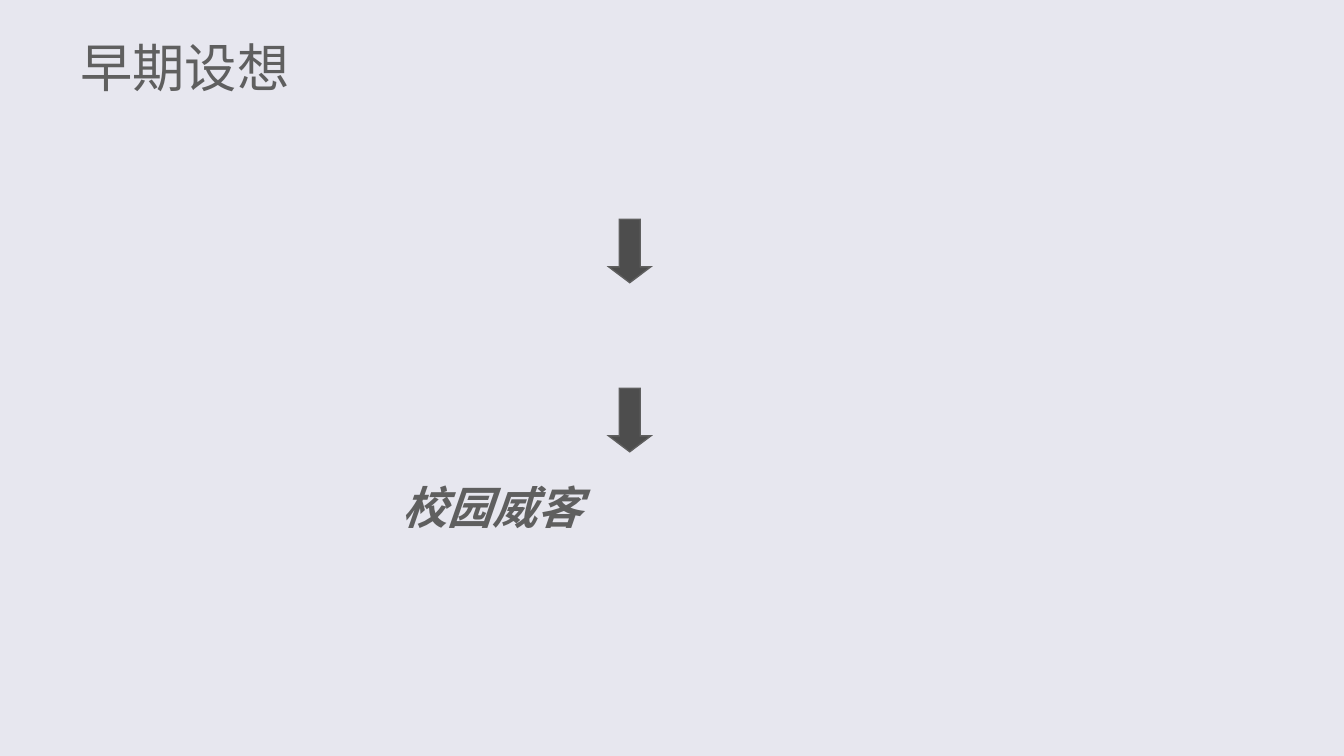
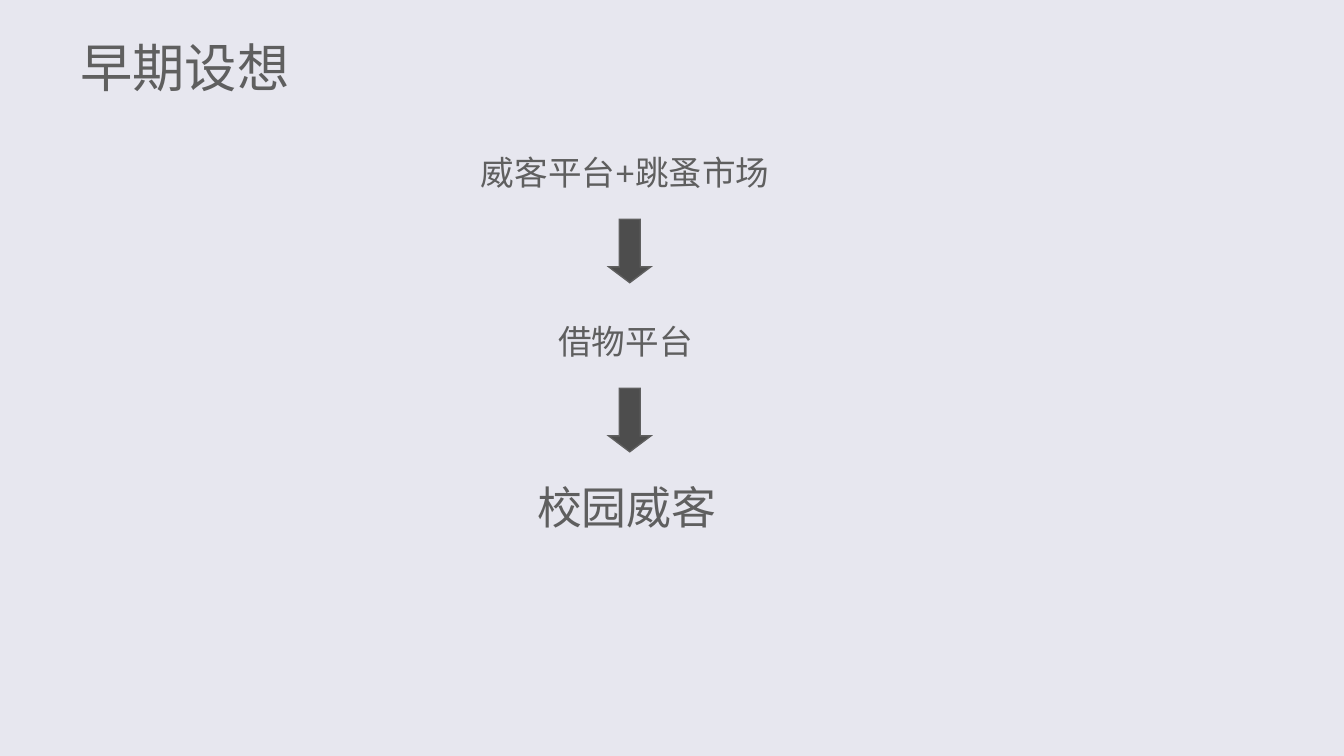
Before and after one commit to bytrix/report, a slide deck: slide 8 of 答辩.ppt. Drawn at 1344x756 pixels with LibreOffice and Linux fonts; fonts in the diff are those of the drawing. Boxes give left, top, right and bottom in pixels: in the first picture for what was removed or moved away, otherwise in the second. Text is boxed around its words. In the diff, an @@ line names an element or a change of style, - is before the commit and + after.

```diff
--- a/答辩.ppt
+++ b/答辩.ppt
@@ text "威客平台+跳蚤市场": place and size @@
-text "威客平台+跳蚤市场" at box(390, 145, 878, 159)
+text "威客平台+跳蚤市场" at box(481, 156, 769, 188)
@@ text "威客平台+跳蚤市场" at box(481, 156, 769, 188): size 0 to 18 pt, bold off, italic off; indent changed @@
@@ text "借物平台" at box(558, 326, 692, 357): size 0 to 18 pt, bold off, italic off; indent changed @@
@@ text "校园威客": place and size @@
-text "校园威客" at box(403, 485, 582, 528)
+text "校园威客" at box(537, 486, 716, 528)
@@ text "校园威客" at box(537, 486, 716, 528): bold off, italic off; indent changed @@
```
Also in this commit, not shown: 27 other slides changed, 3 slides added, 2 other files.
